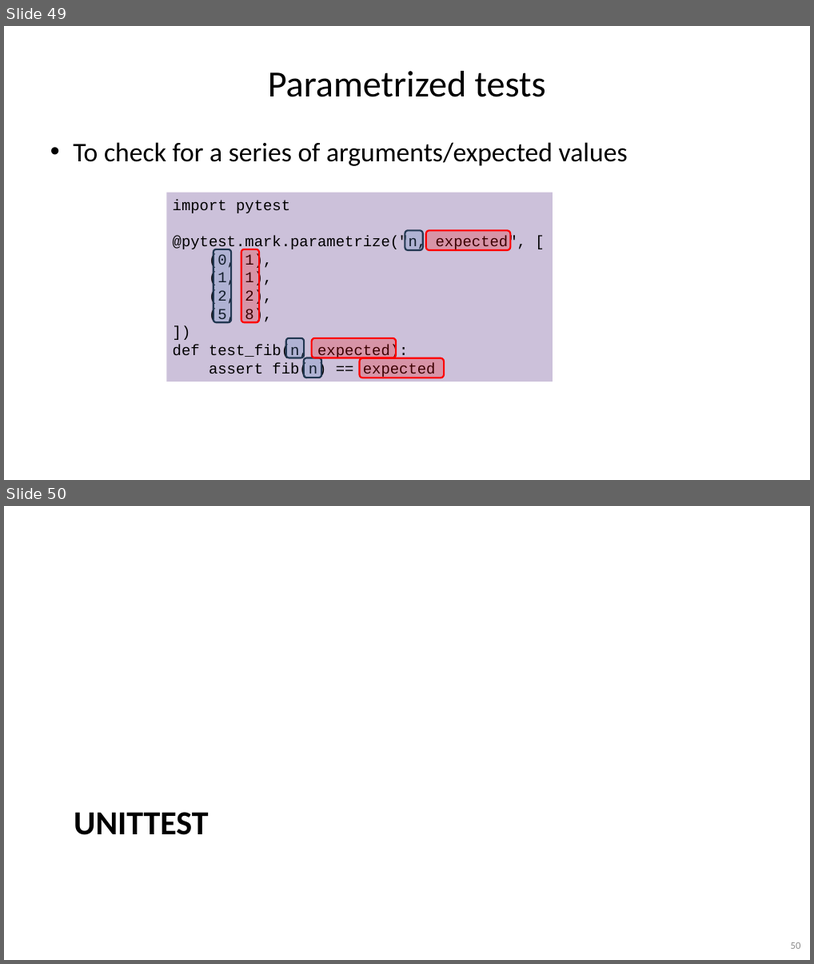
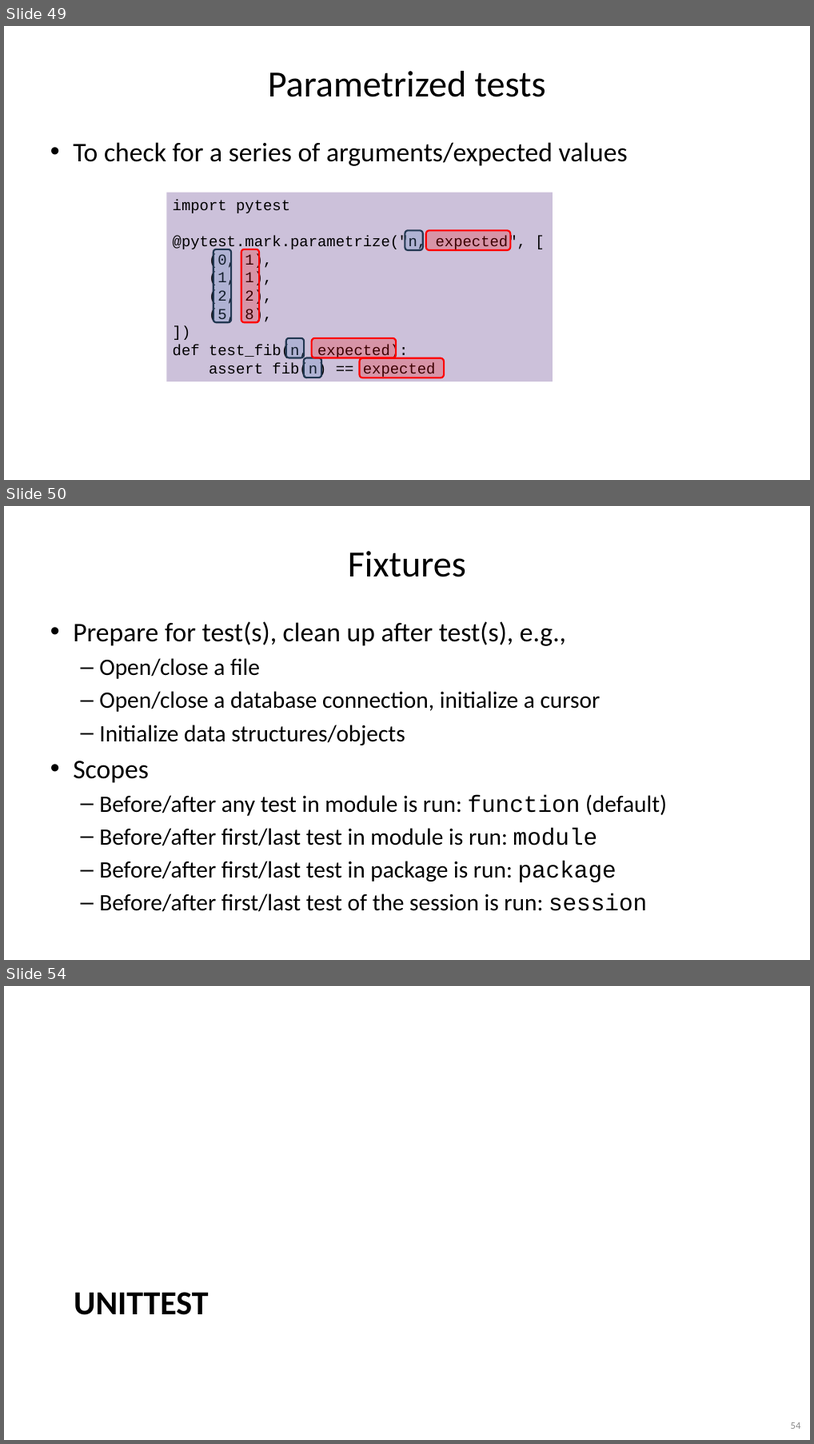
Before and after one commit to gjbex/Python-software-engineering, a slide deck: python_software_engineering.pptx. Shown one above the other, each under a label of ours: slides 49 and 50 before the commit, slides 49, 50 and 54 after it; the slides between them are not shown. The pictures are 814x964 and 814x1444 pixels, drawn with LibreOffice and Linux fonts; fonts in the diff are those of the drawing. Boxes give left, top, right and bottom in pixels: in the first picture for what was removed or moved away, otherwise in the second. Text is boxed around its words. In the diff, an @@ line names an element or a change of style, - is before the commit and + after.

Commit message:
Add slides on fixtures

```diff
--- a/python_software_engineering.pptx
+++ b/python_software_engineering.pptx
@@ slide 50 added at (4,506,810,960), background #FFFFFF @@
@@ title added at (348,551,466,577), 44 pt, text #000000 @@
+Fixtures
@@ text added at (73,621,667,912), 28 pt, text #000000 @@
+• Prepare for test(s), clean up after test(s), e.g.,
+  – Open/close a file
+  – Open/close a database connection, initialize a cursor
+  – Initialize data structures/objects
+• Scopes
+  – Before/after any test in module is run: function (default)
+  – Before/after first/last test in module is run: module
+  – Before/after first/last test in package is run: package
+  – Before/after first/last test of the session is run: session
@@ what was slide 50 is now slide 54 @@
@@ page number at (791,1422,802,1428): text changed @@
-50
+54
```
Also in this commit, not shown: 1 slide changed, 3 other slides added.
